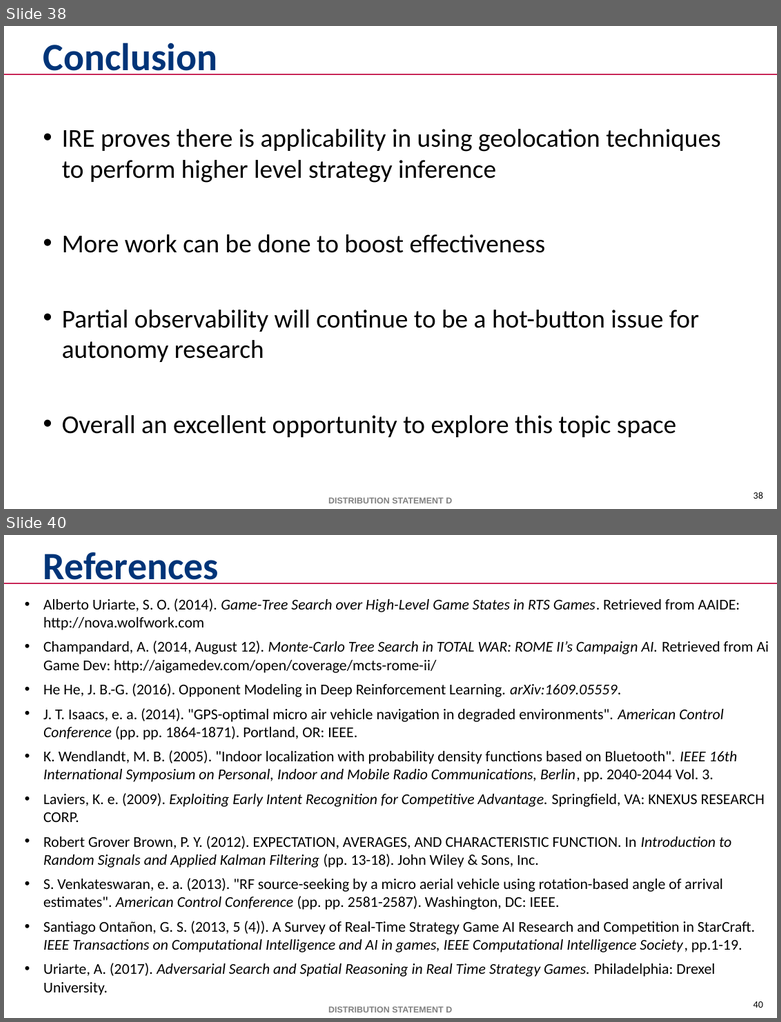
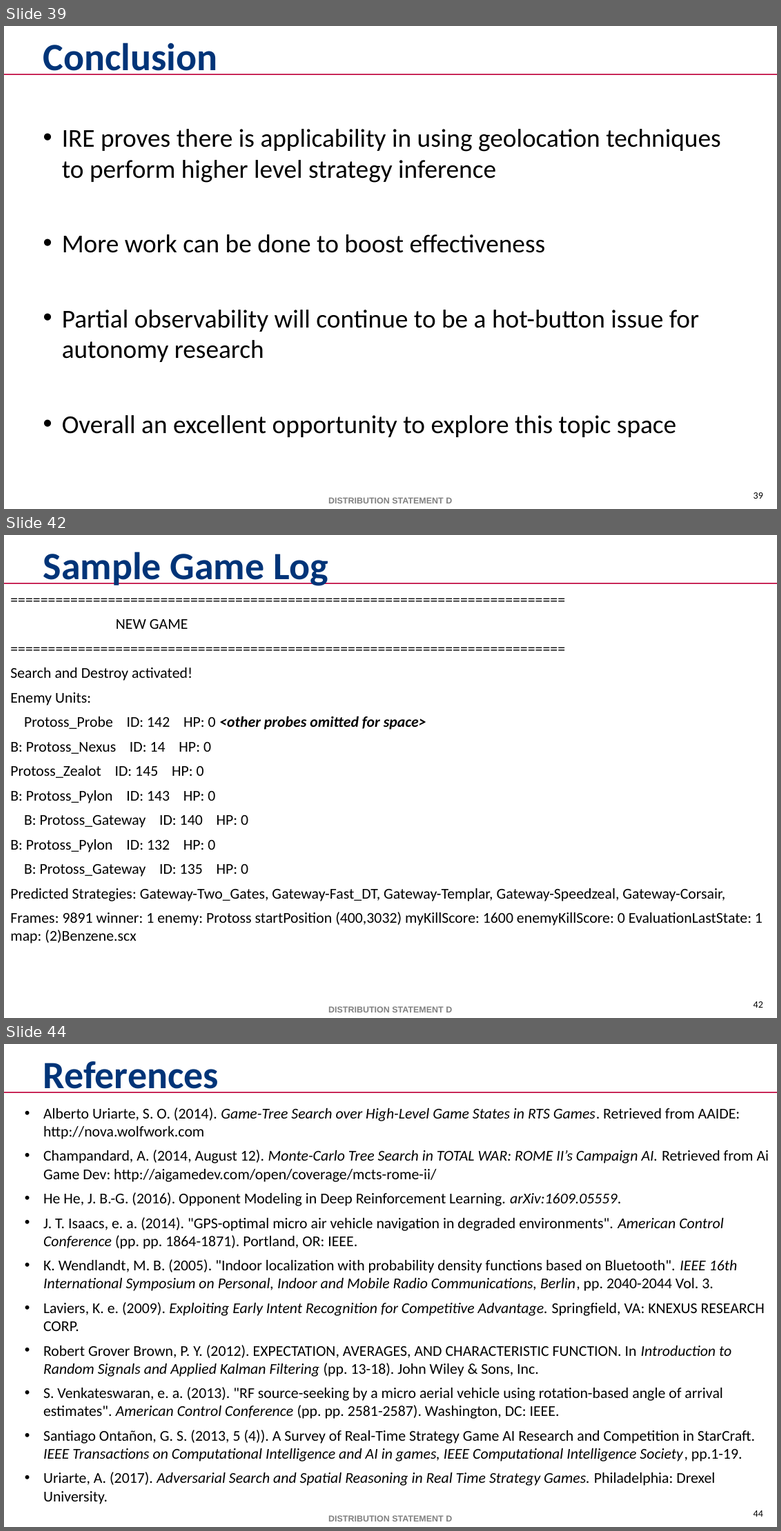
Before and after one commit to mikewkozak/IRE, a slide deck: Documentation/Thesis/Submission Draft/mkozak - Intent Recognition Engine.pptx. Shown one above the other, each under a label of ours: slides 38 and 40 before the commit, slides 39, 42 and 44 after it; the slides between them are not shown. The pictures are 781x1022 and 781x1531 pixels, drawn with LibreOffice and Linux fonts; fonts in the diff are those of the drawing; background and template pictures are left out. Boxes give left, top, right and bottom in pixels: in the first picture for what was removed or moved away, otherwise in the second. Text is boxed around its words. In the diff, an @@ line names an element or a change of style, - is before the commit and + after.

```diff
--- a/Documentation/Thesis/Submission Draft/mkozak - Intent Recognition Engine.pptx
+++ b/Documentation/Thesis/Submission Draft/mkozak - Intent Recognition Engine.pptx
@@ slide 42 added at [4,535,777,1018], background #FFFFFF; not listed: 3 template elements that a slide beside it also shows @@
@@ title added at [43,552,328,586], 36 pt, text #003478, bold @@
+Sample Game Log
@@ text added at [10,619,762,943], 14 pt, text #000000 @@
+==========================================================================
+NEW GAME
+==========================================================================
+Search and Destroy activated!
+Enemy Units:
+Protoss_Probe ID: 142 HP: 0 <other probes omitted for space>
+B: Protoss_Nexus ID: 14 HP: 0
+Protoss_Zealot ID: 145 HP: 0
+B: Protoss_Pylon ID: 143 HP: 0
+B: Protoss_Gateway ID: 140 HP: 0
+B: Protoss_Pylon ID: 132 HP: 0
+B: Protoss_Gateway ID: 135 HP: 0
+Predicted Strategies: Gateway-Two_Gates, Gateway-Fast_DT, Gateway-Templar, Gateway-Speedzeal, Gateway-Corsair,
+Frames: 9891 winner: 1 enemy: Protoss startPosition (400,3032) myKillScore: 1600 enemyKillScore: 0 EvaluationLastState: 1 map: (2)Benzene.scx
@@ what was slide 38 is now slide 39 @@
@@ page number at [753,492,763,499]: text changed @@
-38
+39
@@ what was slide 40 is now slide 44 @@
@@ page number at [753,1510,763,1517]: text changed @@
-40
+44
```
Also in this commit, not shown: 3 slides changed, 3 other slides added, 6 other files.
